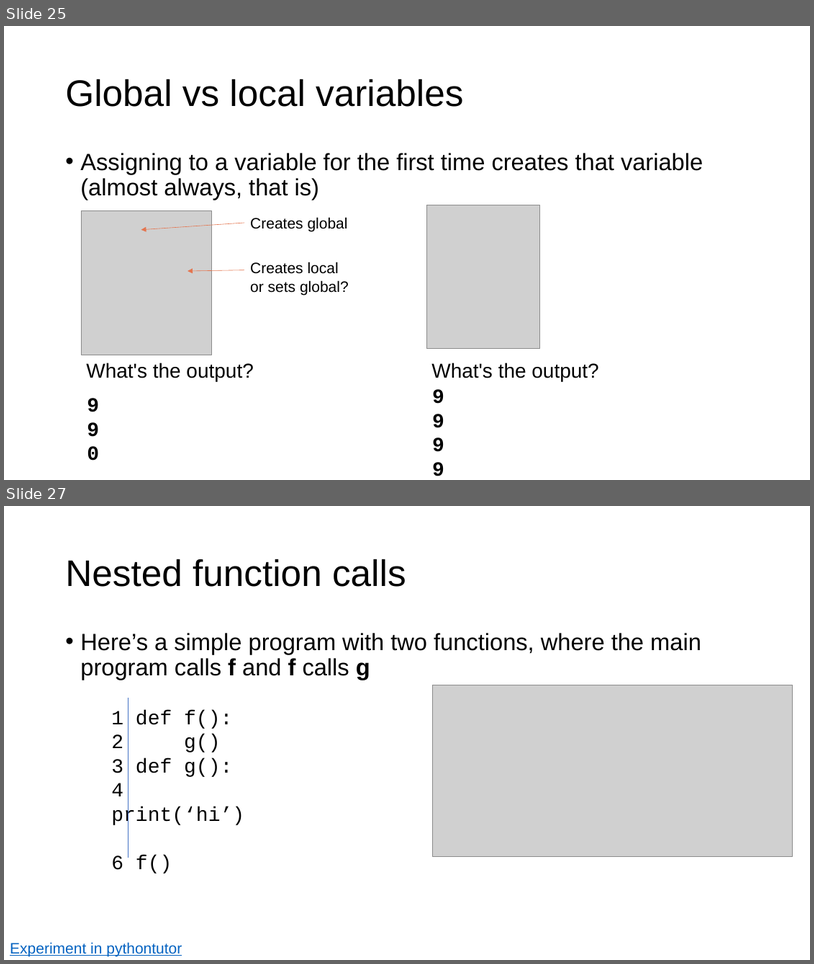
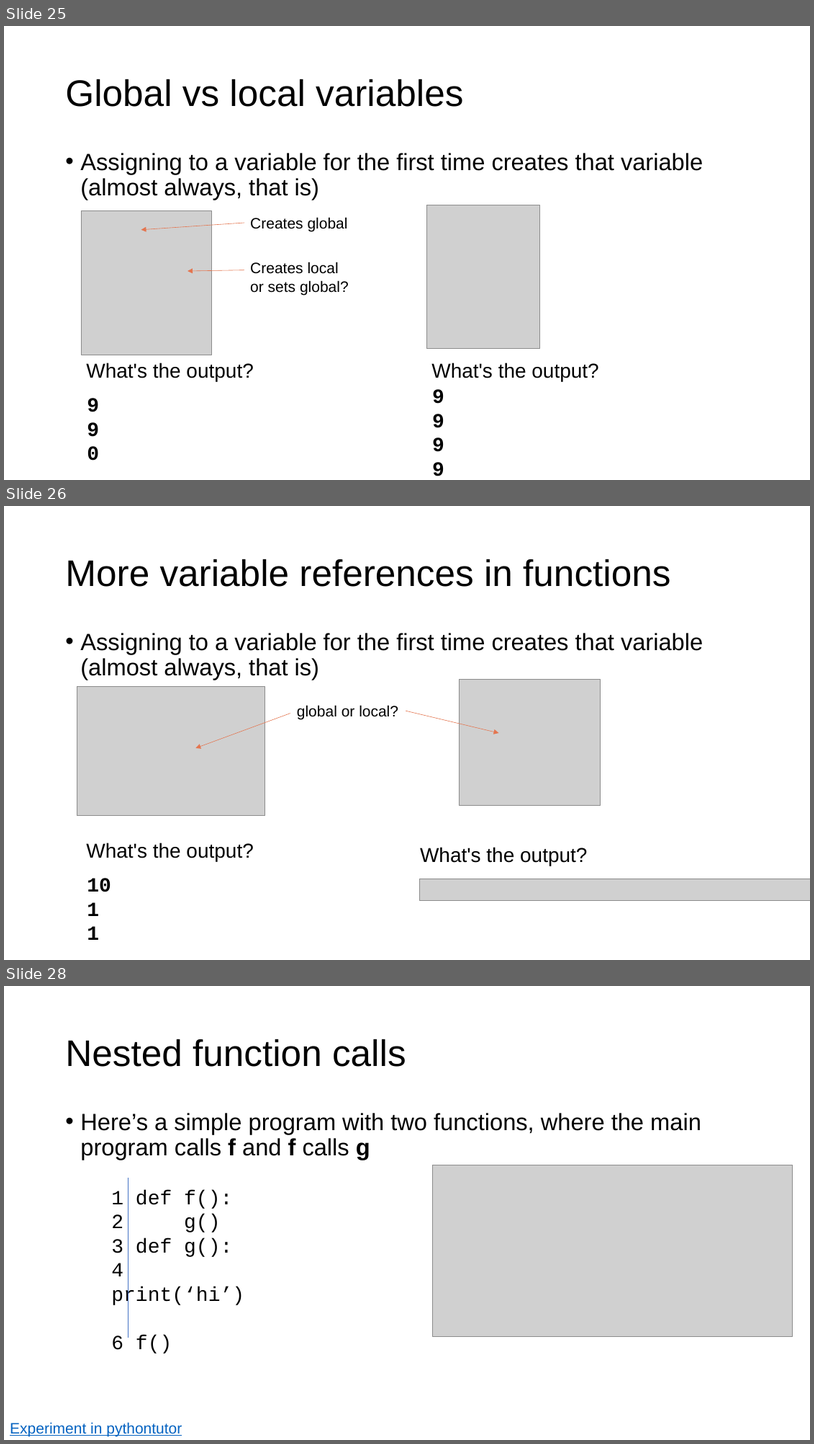
Before and after one commit to parrt/msds501, a slide deck: slides/functions.pptx. Shown one above the other, each under a label of ours: slides 25 and 27 before the commit, slides 25, 26 and 28 after it; the slides between them are not shown. The pictures are 814x964 and 814x1444 pixels, drawn with LibreOffice and Linux fonts; fonts in the diff are those of the drawing; grey boxes stand for pictures; background and template pictures are left out. Boxes give left, top, right and bottom in pixels: in the first picture for what was removed or moved away, otherwise in the second. Text is boxed around its words. In the diff, an @@ line names an element or a change of style, - is before the commit and + after.

```diff
--- a/slides/functions.pptx
+++ b/slides/functions.pptx
@@ slide 26 added at (x1=4, y1=506, x2=810, y2=960), background #FFFFFF @@
@@ title added at (x1=65, y1=559, x2=671, y2=587), 44 pt, text #000000 @@
+More variable references in functions
@@ text added at (x1=80, y1=633, x2=703, y2=680), 28 pt, text #000000 @@
+• Assigning to a variable for the first time creates that variable
+  (almost always, that is)
@@ picture added at (x1=77, y1=686, x2=265, y2=815) @@
@@ picture added at (x1=460, y1=679, x2=600, y2=805) @@
@@ arrow added from (291, 713) to (196, 748), #E4754F 0.5 pt @@
@@ text added at (x1=297, y1=705, x2=399, y2=719), 18 pt, text #000000 @@
+global or local?
@@ arrow added from (406, 710) to (499, 733), #E4754F 0.5 pt @@
@@ text added at (x1=86, y1=842, x2=253, y2=861), 24 pt, text #000000 @@
+What's the output?
@@ text added at (x1=420, y1=847, x2=587, y2=865), 24 pt, text #000000 @@
+What's the output?
@@ picture added at (x1=420, y1=878, x2=810, y2=900) @@
@@ text added at (x1=87, y1=902, x2=99, y2=916), 24 pt, text #000000, bold @@
+101
+1
@@ what was slide 27 is now slide 28 @@
```
Also in this commit, not shown: 3 slides changed, 4 other files.
